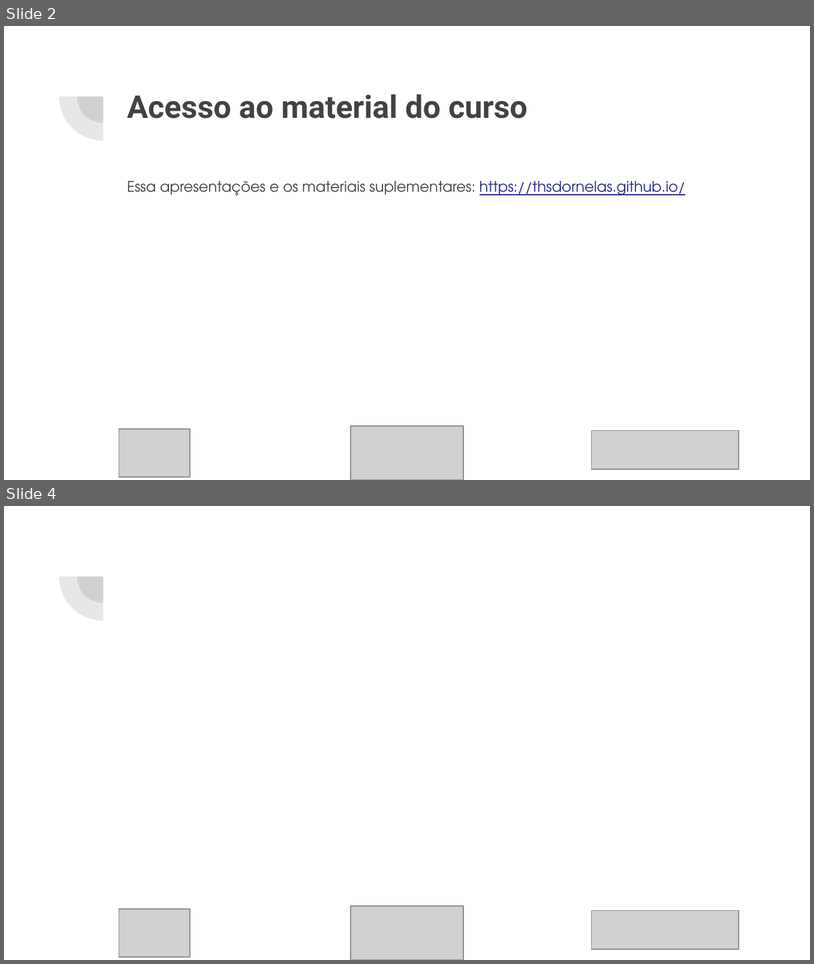
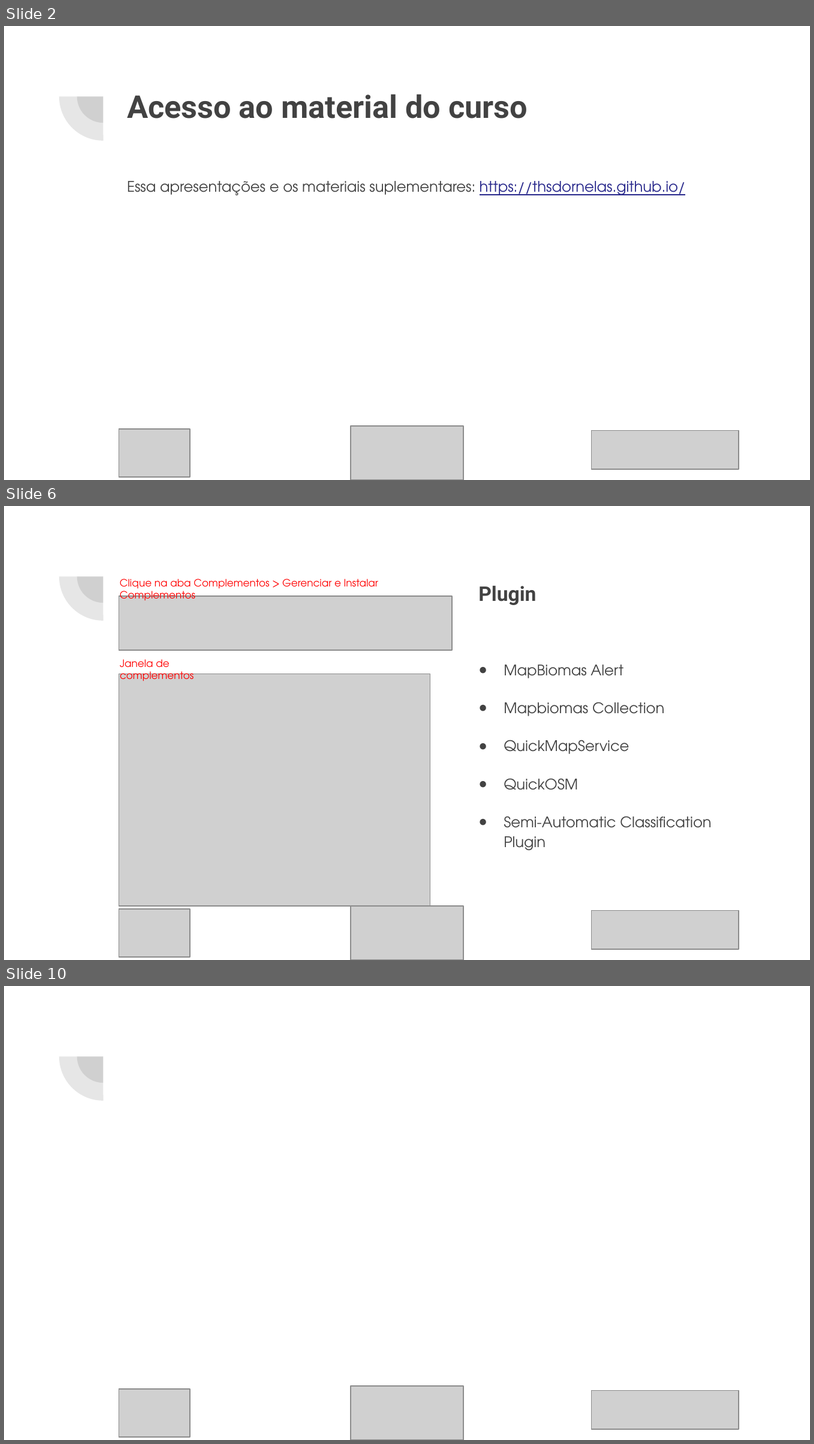
Before and after one commit to thsdornelas/curso_qgis, a slide deck: slides/Curso_QGIS.pptx. Shown one above the other, each under a label of ours: slides 2 and 4 before the commit, slides 2, 6 and 10 after it; the slides between them are not shown. The pictures are 814x964 and 814x1444 pixels, drawn with LibreOffice and Linux fonts; fonts in the diff are those of the drawing; grey boxes stand for pictures. Boxes give left, top, right and bottom in pixels: in the first picture for what was removed or moved away, otherwise in the second. Text is boxed around its words. In the diff, an @@ line names an element or a change of style, - is before the commit and + after.

```diff
--- a/slides/Curso_QGIS.pptx
+++ b/slides/Curso_QGIS.pptx
@@ slide 6 added at bbox=[4, 506, 810, 960], background #FFFFFF; not listed: 2 template elements that a slide beside it also shows @@
@@ text added at bbox=[120, 579, 378, 604], 9 pt, text #FF0000 @@
+Clique na aba Complementos > Gerenciar e Instalar Complementos
@@ title added at bbox=[479, 586, 536, 605], 18 pt, text #424242, bold @@
+Plugin
@@ picture added at bbox=[119, 597, 452, 651] @@
@@ text added at bbox=[120, 659, 194, 681], 9 pt, text #FF0000 @@
+Janela de complementos
@@ text added at bbox=[504, 664, 711, 850], 13 pt, text #424242 @@
+● MapBiomas Alert
+● Mapbiomas Collection
+● QuickMapService
+● QuickOSM
+● Semi-Automatic Classification Plugin
@@ picture added at bbox=[119, 674, 431, 905] @@
@@ picture added at bbox=[119, 909, 190, 956] @@
@@ picture added at bbox=[351, 906, 464, 960] @@
@@ picture added at bbox=[592, 910, 740, 949] @@
@@ what was slide 4 is now slide 10 @@
```
Also in this commit, not shown: 2 slides changed, 8 other slides added, 13 other files.
